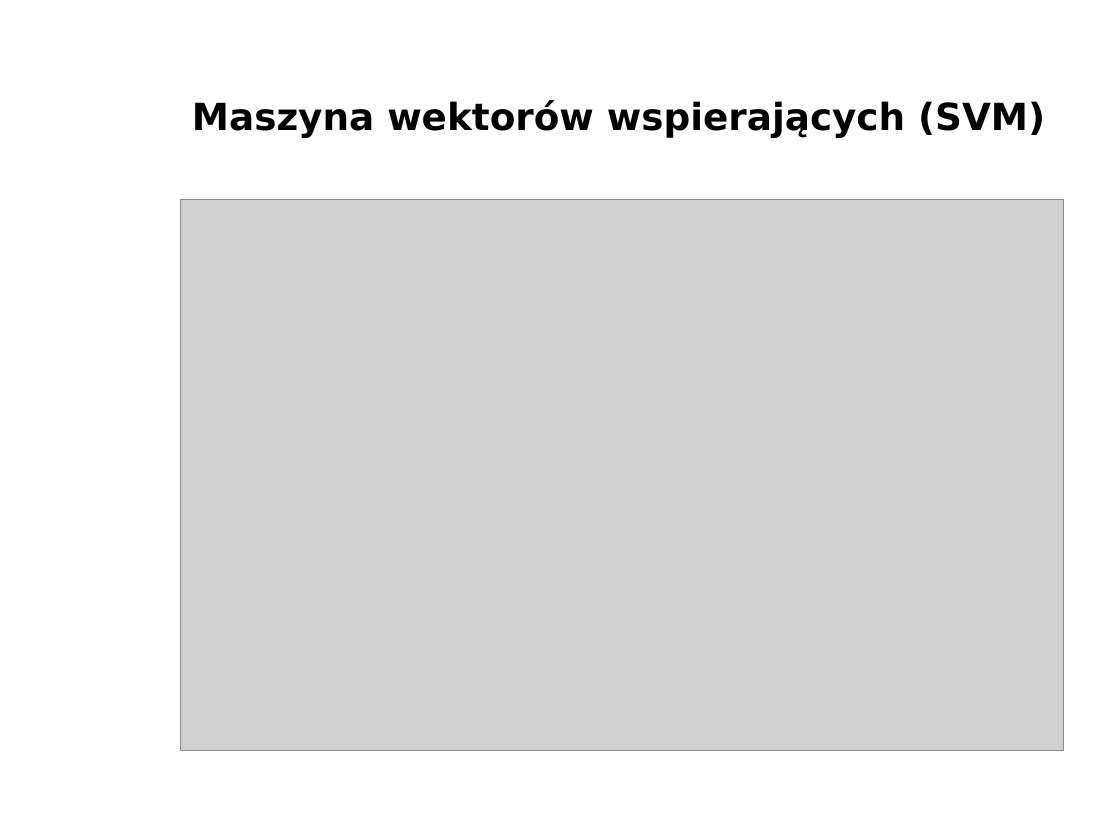
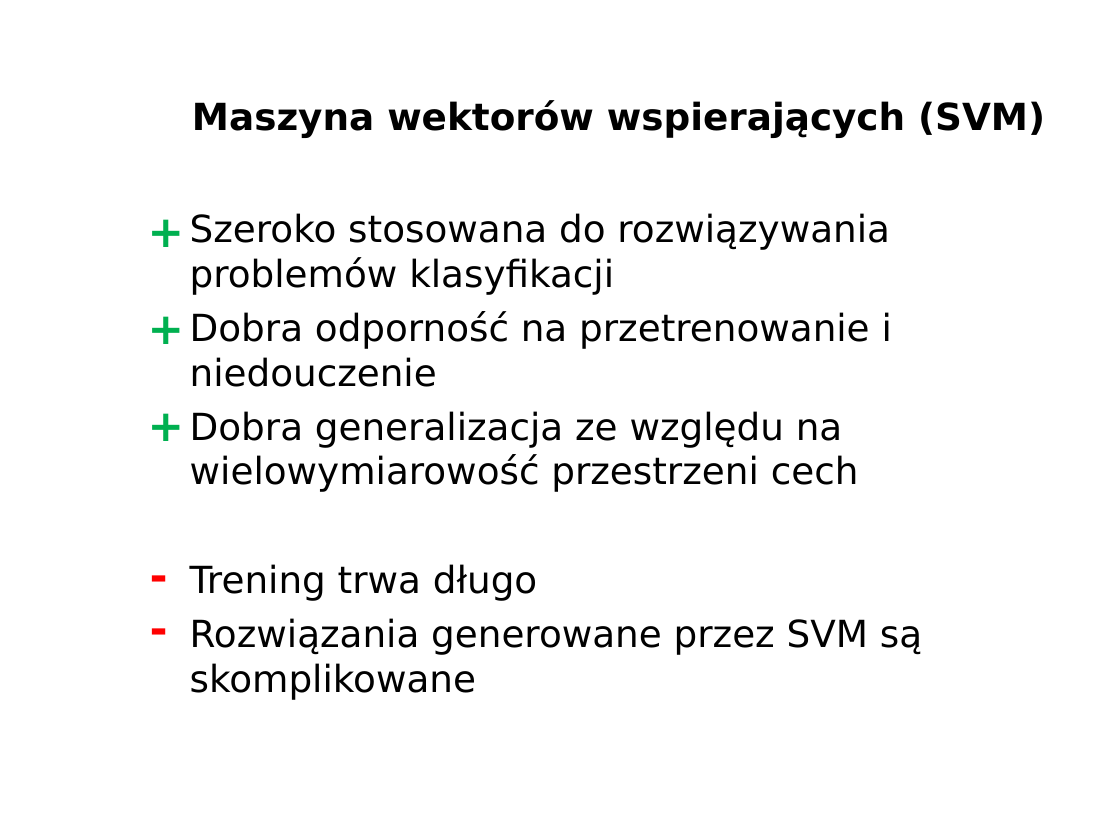
Before and after one commit to michalcichon/praca-magisterska, a slide deck: slide 10 of presentation/prezentacja-obrona.ppt. Drawn at 1120x840 pixels with LibreOffice and Linux fonts; fonts in the diff are those of the drawing; grey boxes stand for pictures; background and template pictures are left out. Boxes give left, top, right and bottom in pixels: in the first picture for what was removed or moved away, otherwise in the second. Text is boxed around its words. In the diff, an @@ line names an element or a change of style, - is before the commit and + after.

```diff
--- a/presentation/prezentacja-obrona.ppt
+++ b/presentation/prezentacja-obrona.ppt
@@ rectangle added at (137, 208, 180, 252), fill #FFFFFF, outline #FFFFFF 2.01 pt, 28 pt, text #00B050, bold @@
++
@@ picture removed at (180, 199, 1064, 750) @@
@@ text added at (190, 213, 922, 700), 24 pt, text #000000 @@
+• Szeroko stosowana do rozwiązywania problemów klasyfikacji
+• Dobra odporność na przetrenowanie i niedouczenie
+• Dobra generalizacja ze względu na wielowymiarowość przestrzeni cech
+• Trening trwa długo
+• Rozwiązania generowane przez SVM są skomplikowane
@@ rectangle added at (137, 306, 180, 349), fill #FFFFFF, outline #FFFFFF 2.01 pt, 28 pt, text #00B050, bold @@
++
@@ rectangle added at (137, 402, 180, 446), fill #FFFFFF, outline #FFFFFF 2.01 pt, 28 pt, text #00B050, bold @@
++
@@ rectangle added at (137, 552, 180, 596), fill #FFFFFF, outline #FFFFFF 2.01 pt, 28 pt, text #FF0000, bold @@
+-
@@ rectangle added at (137, 605, 180, 648), fill #FFFFFF, outline #FFFFFF 2.01 pt, 28 pt, text #FF0000, bold @@
+-
```
Also in this commit, not shown: 3 other slides changed, 2 slides added, 2 slides removed.
